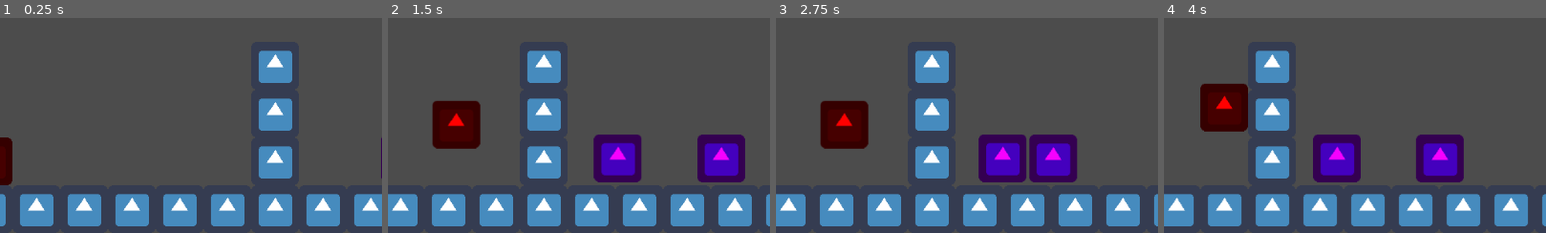
Above: before the commit, frames 1-4 (left to right).
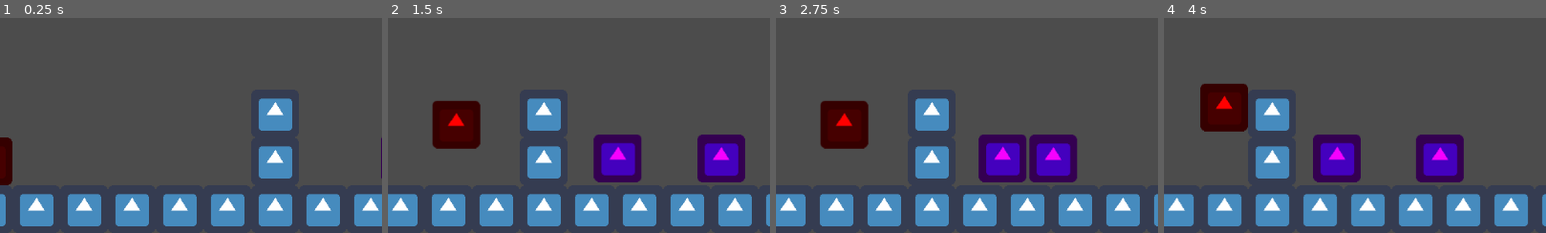
Above: after the commit, the same moments.

Repository: KavehNejad/Hack-2023
Game: Godot game, scene res://src/scenes/LevelTwo.tscn
Same seed, same stepped clock (60 frames per second), same inputs: the game is played once before the commit and once after it. This scene is started directly instead of the project's main scene. The engine's default icon, where the game draws it, is replaced by a stand-in: a white triangle on a blue panel in a dark square.
Inputs:
- Up to frame 1 (0.25 s): no input
- Up to frame 2 (1.5 s): hold Right (right) from 0.53 s (still down); tap E (discard) at 0.6 s; tap Up (jump) at 0.77 s; tap F (game_mode_switch) at 1.35 s
- Up to frame 3 (2.75 s): tap Up (jump) at 1.52 s; release Right (right) at 2.03 s; hold A (left) from 2.03 s (still down); tap E (discard) at 2.1 s
- Up to frame 4 (4 s): release A (left) at 2.78 s; hold Right (right) from 2.78 s (still down); tap F (game_mode_switch) at 2.85 s; tap Up (jump) at 3.02, 3.77 s; tap E (discard) at 3.6 s
The pictures show only the part of the screen within x 42-92%, y 50-100%; the shares and areas given below are measured in that part.

The runs differ from the first frame. In frame 1, 1.3% of the frame differs, in the area x 67-77%, y 15-31%; in frame 2, 1.3%; in frame 3, 1.3%; in frame 4, 1.3%, in the area x 24-33%, y 15-31%.

Commit message:
Fix can kill enemies

Diff:
--- a/super-tetris-world/src/scenes/LevelTwo.tscn
+++ b/super-tetris-world/src/scenes/LevelTwo.tscn
@@ -15,7 +15,7 @@
 [node name="TileMap" type="TileMap" parent="."]
 tile_set = ExtResource( 1 )
 format = 1
-tile_data = PoolIntArray( 327692, 0, 0, 393228, 0, 0, 458764, 0, 0, 458772, 0, 0, …(687 unchanged characters)…
+tile_data = PoolIntArray( 393228, 0, 0, 458764, 0, 0, 458772, 0, 0, …(687 unchanged characters)…
 
 [node name="exit_portal" parent="." instance=ExtResource( 4 )]
 position = Vector2( 2849.93, 475.46 )
--- a/super-tetris-world/src/scenes/Player.tscn
+++ b/super-tetris-world/src/scenes/Player.tscn
@@ -30,3 +30,9 @@
 limit_left = 0
 limit_top = 0
 limit_bottom = 576
+
+[node name="Timer" type="Timer" parent="."]
+wait_time = 0.1
+one_shot = true
+
+[connection signal="timeout" from="Timer" to="." method="_on_Timer_timeout"]
--- a/super-tetris-world/src/scripts/Player.gd
+++ b/super-tetris-world/src/scripts/Player.gd
@@ -12,6 +12,7 @@
 var jump_duration = 0.5
 
 var velocity = Vector2.ZERO
+var can_kill = true
 
 func _ready():
 	gravity = 2 * max_jump_height / pow(jump_duration, 2)
@@ -25,9 +26,12 @@
 	velocity.y += gravity * delta
 	move_and_slide(velocity, Vector2.UP)
 	for i in get_slide_count():
-		if get_slide_collision(i).collider.is_in_group("enemy") && velocity.y > 0:
+		if get_slide_collision(i).collider.is_in_group("enemy") && can_kill:
 			get_slide_collision(i).collider.queue_free()
 			velocity.y = max_jump_velocity
+	if is_on_floor():
+		can_kill = false
+		$Timer.start()
 	if position.y > 850:
 		die()
 
@@ -48,3 +52,7 @@
 		velocity.x += speed
 	if Input.is_action_pressed("left"):
 		velocity.x -= speed
+
+
+func _on_Timer_timeout():
+	can_kill = true
--- a/super-tetris-world/src/scripts/world.gd
+++ b/super-tetris-world/src/scripts/world.gd
@@ -12,6 +12,23 @@
 var grid = []
 var tile_set_grid = []
 var shapes
+
+var demo_shapes = [
+	{
+		"layout": [
+		  [1, 0, 0],
+		  [1, 0, 0],
+		  [1, 1, 0]
+		]
+	},
+	{
+		"layout": [
+		  [0, 1, 0],
+		  [0, 1, 0],
+		  [0, 1, 0]
+		]
+	}
+]
 
 var time = 0
 
